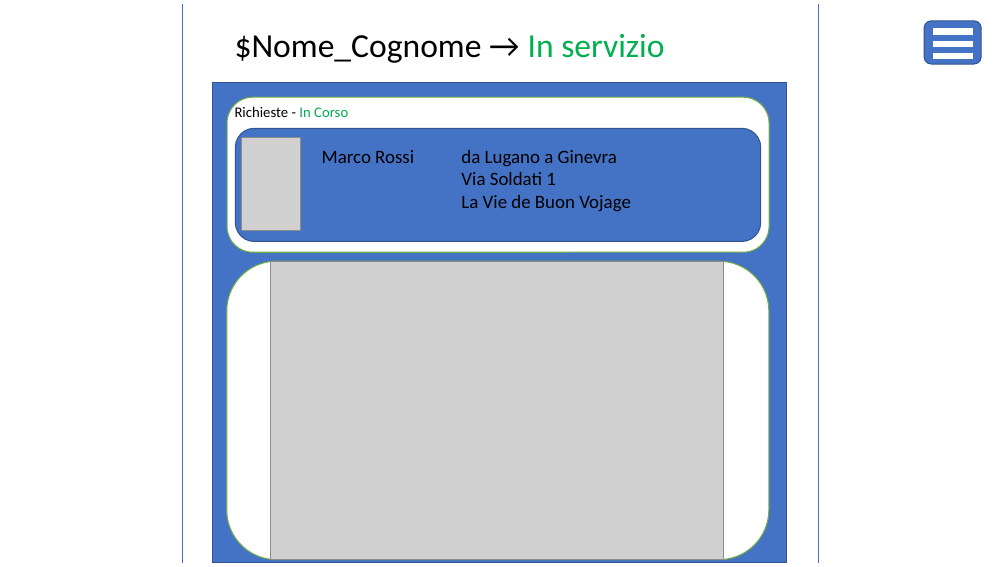
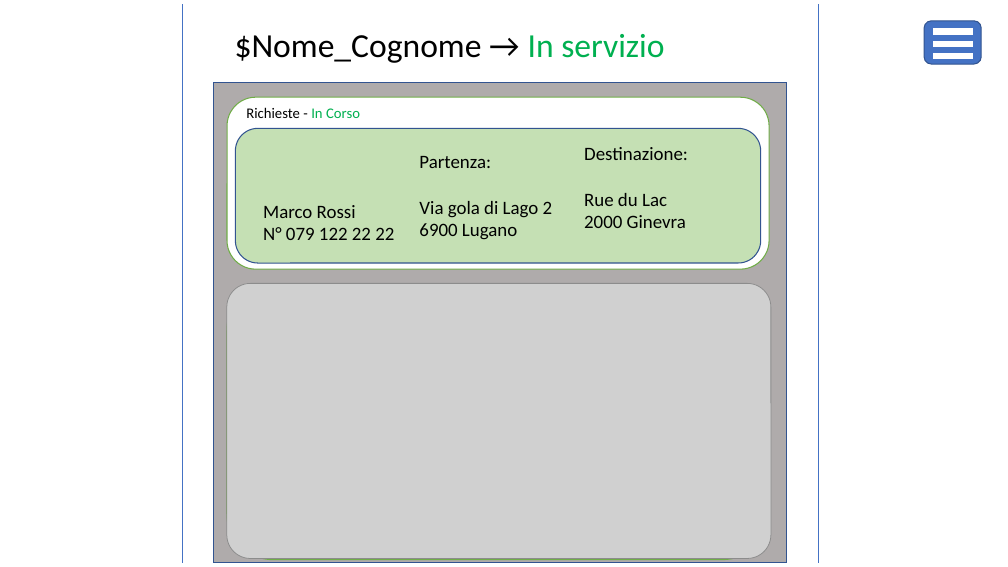
Before and after one commit to giada-pintos/progetto_m306, a slide deck: slide 3 of Mockup Taxi App.pptx (slide 2 before the commit). Drawn at 1008x567 pixels with LibreOffice and Linux fonts; fonts in the diff are those of the drawing; grey boxes stand for pictures. Boxes give left, top, right and bottom in pixels: in the first picture for what was removed or moved away, otherwise in the second. Text is boxed around its words. In the diff, an @@ line names an element or a change of style, - is before the commit and + after.

```diff
--- a/Mockup Taxi App.pptx
+++ b/Mockup Taxi App.pptx
@@ rectangle at (213, 82, 787, 563): fill #4472C4 to #AFABAB @@
@@ rounded rectangle: place and size @@
-rounded rectangle at (227, 98, 769, 253)
+rounded rectangle at (227, 98, 769, 269)
@@ text "Richieste - In Corso": place and size @@
-text "Richieste - In Corso" at (235, 104, 348, 117)
+text "Richieste - In Corso" at (246, 107, 360, 118)
@@ rounded rectangle: place and size @@
-rounded rectangle at (235, 129, 761, 242)
+rounded rectangle at (235, 129, 761, 263)
@@ rounded rectangle at (235, 129, 761, 263): fill #4472C4 to #C5E0B4 @@
@@ picture removed at (242, 138, 301, 231) @@
@@ text added at (584, 147, 688, 228), 18 pt, text #000000 @@
+Destinazione:
+Rue du Lac
+2000 Ginevra
@@ text added at (419, 156, 553, 240), 18 pt, text #000000 @@
+Partenza:
+Via gola di Lago 2
+6900 Lugano
@@ text removed at (461, 150, 631, 212) @@
-da Lugano a Ginevra
-Via Soldati 1
-La Vie de Buon Vojage
@@ rectangle "Marco Rossi": place and size @@
-rectangle "Marco Rossi" at (322, 150, 414, 163)
+rectangle "Marco Rossi" at (256, 196, 411, 259)
@@ rectangle "Marco Rossi" at (256, 196, 411, 259): fill none to #C5E0B4 @@
@@ text in rectangle at (263, 227, 394, 240): paragraph added @@
+N° 079 122 22 22
@@ picture: place and size @@
-picture at (271, 262, 724, 560)
+picture at (227, 284, 771, 559)
@@ rounded rectangle: place and size @@
-rounded rectangle at (227, 262, 769, 560)
+rounded rectangle at (227, 285, 769, 560)
```
Also in this commit, not shown: 1 other slide changed, 1 slide added.
